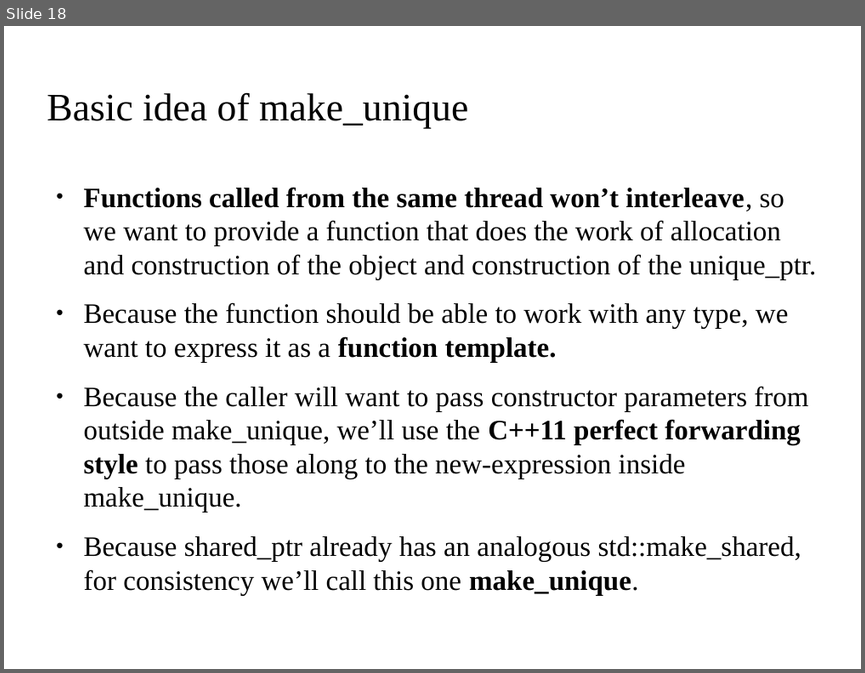
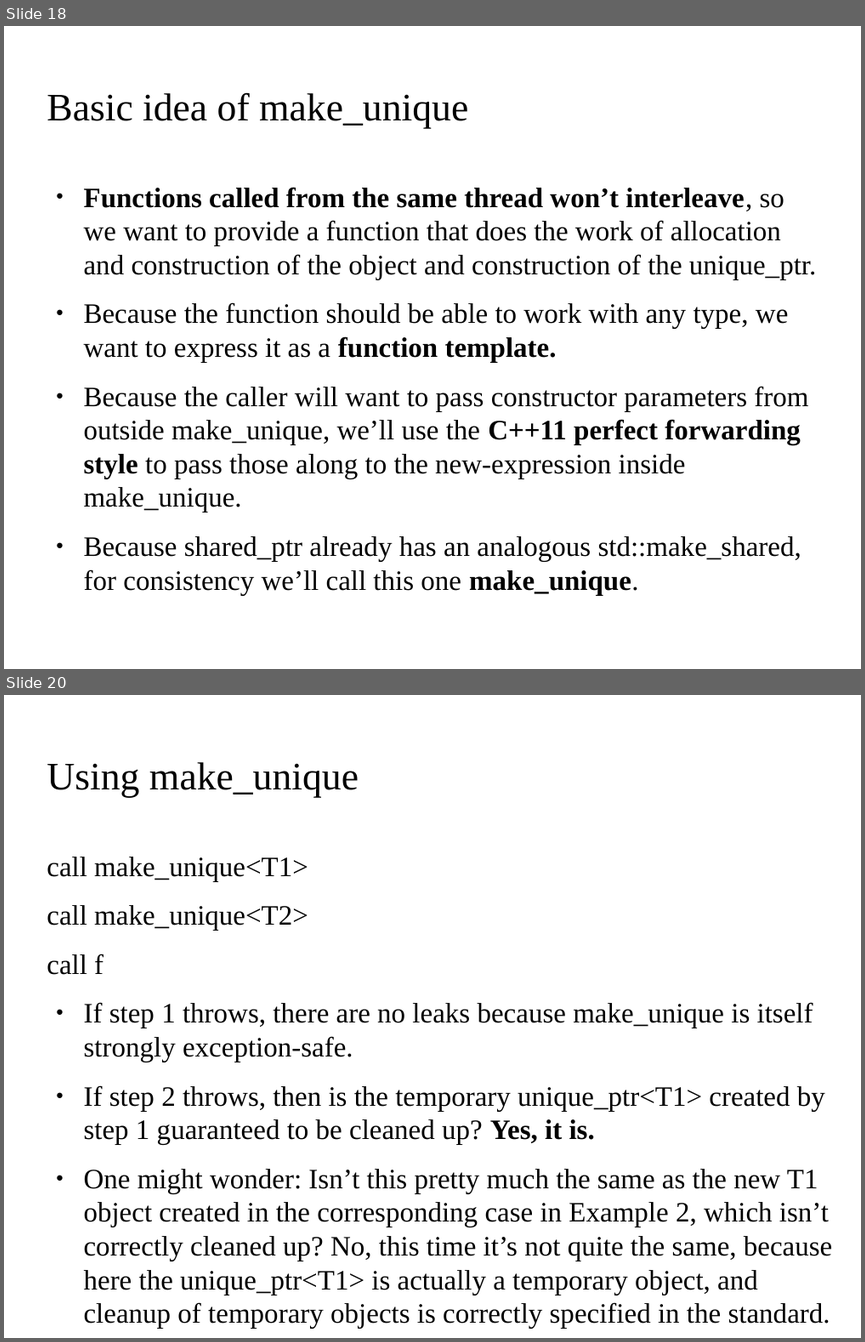
Before and after one commit to kks32/cpp-software-development, a slide deck: Ex10_Exception_Handling_II/Ex10_Exception_Handling_II.odp. Shown one above the other, each under a label of ours: slide 18 before the commit, slides 18 and 20 after it; the slides between them are not shown. The pictures are 865x673 and 865x1342 pixels, drawn with LibreOffice and Linux fonts; fonts in the diff are those of the drawing; background and template pictures are left out. Boxes give left, top, right and bottom in pixels: in the first picture for what was removed or moved away, otherwise in the second. Text is boxed around its words. In the diff, an @@ line names an element or a change of style, - is before the commit and + after.

Commit message:
Exception Handling Part II

```diff
--- a/Ex10_Exception_Handling_II/Ex10_Exception_Handling_II.odp
+++ b/Ex10_Exception_Handling_II/Ex10_Exception_Handling_II.odp
@@ slide 20 added at (4, 695, 861, 1338), background picture (left out) @@
@@ title added at (46, 762, 358, 798), 36 pt, text #000000 @@
+Using make_unique
@@ text added at (46, 857, 832, 1328), 26 pt, text #000000 @@
+call make_unique<T1>
+call make_unique<T2>
+call f
+● If step 1 throws, there are no leaks because make_unique is itself strongly exception-safe.
+● If step 2 throws, then is the temporary unique_ptr<T1> created by step 1 guaranteed to be cleaned up? Yes, it is.
+● One might wonder: Isn’t this pretty much the same as the new T1 object created in the corresponding case in Example 2, which isn’t correctly cleaned up? No, this time it’s not quite the same, because here the unique_ptr<T1> is actually a temporary object, and cleanup of temporary objects is correctly specified in the standard.
```
Also in this commit, not shown: 3 other slides added, 1 other file.
